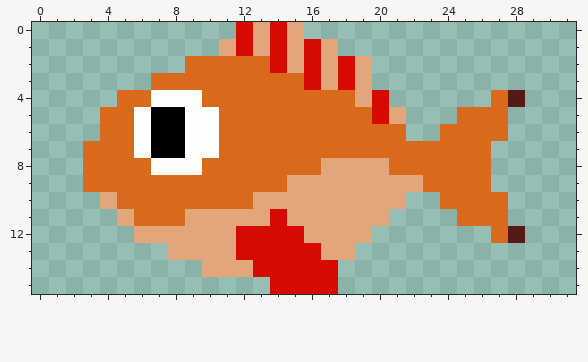
Edited in one commit: pixel-art sprite (projects/mr-fishs-coral-friends/assets/fish.png). Above, as it was before the edit.
The file is 32x16 pixels.
The same view after the edit:
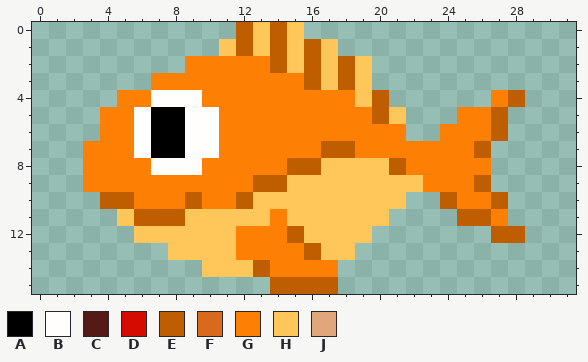
Palette (. is transparent): A #000000  B #fffefd  C #551916  D #d70a00  E #be5e00  F #da6a1b  G #fd8005  H #ffc659  J #e2a67d
Change:
Changed rows in their new state; - is an unchanged pixel.
first column x 3:
 0 ---------EHEH-------------
 1 --------HEHEHEH-----------
 2 ------GGGGGEHEHEH---------
 3 ----GGGGGGGGGEHEH---------
 4 --GG---GGGGGGGGGHE------GE
 5 -GG-----GGGGGGGGGEH---GGE-
 6 -GG-----GGGGGGGGGGG--GGGE-
 7 GGG-----GGGGGGEEGGGGGGGE--
 8 GGGG---GGGGGEEHHHHEGGGGG--
 9 GGGGGGGGGGEEHHHHHHHHGGGE--
10 -EEGGGEGGEHHHHHHHHH--EGGE-
11 --HEEEHHHHHGHHHHHH----EEG-
12 ---HHHHHHGGGEHHHH-------EE
13 -----HHHHGGGGEHH----------
14 -------HHHEGGGG-----------
15 -----------EEEE-----------
Pixel boxes of the changes (left, top, right, bottom) in both pictures:
changed: (83, 22, 525, 294)
